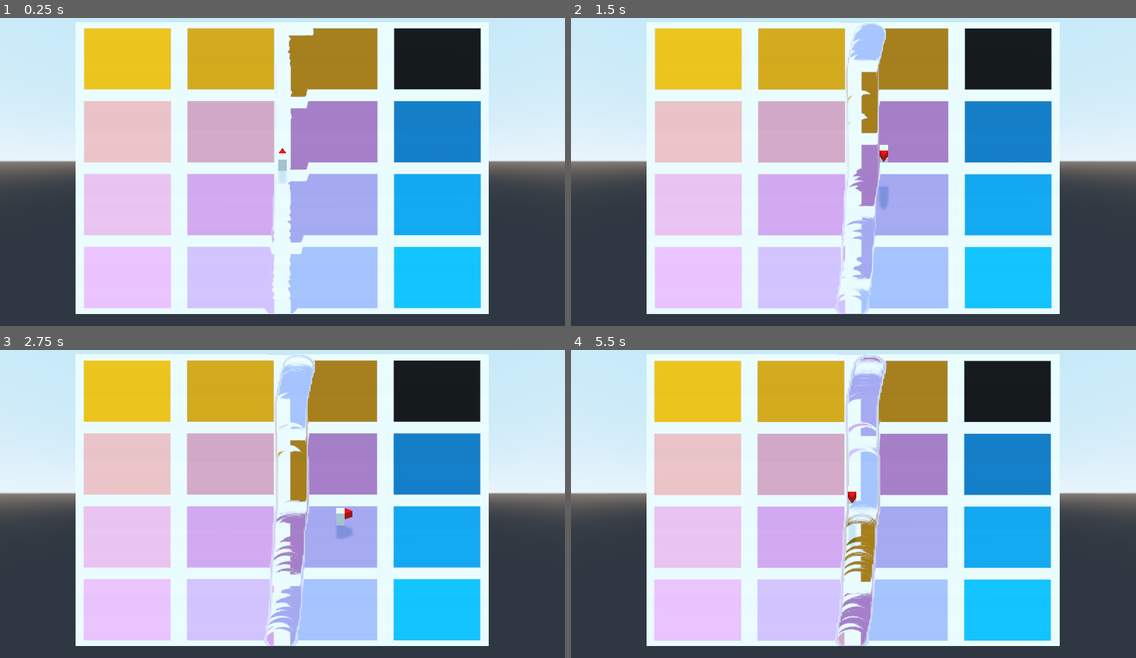
Above: before the commit, frames 1-4 (two rows, left to right).
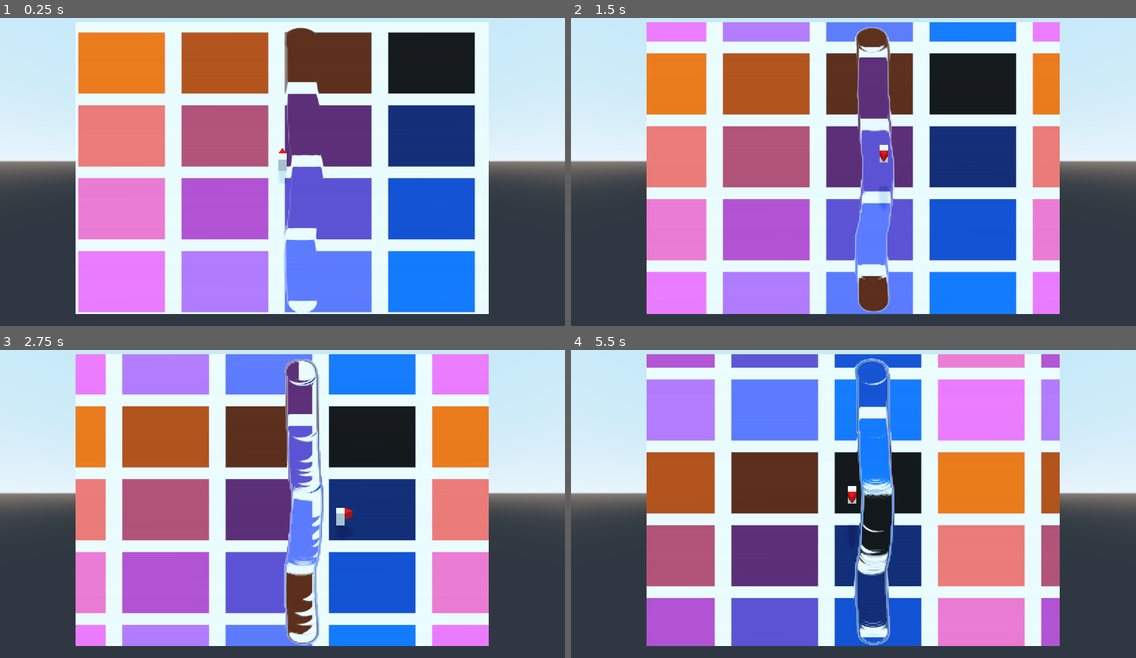
Above: after the commit, the same moments.

Repository: awkwardpolygons/cartographer
Game: Godot game, scene res://test.tscn
The game is run twice, just before and just after one commit, with the same random seed, the same clock (stepped at 60 frames per second) and the same inputs.
Inputs:
- Up to frame 1 (0.25 s): no input
- Up to frame 2 (1.5 s): hold D (move_right) 0.53-1.28 s; tap Space (move_jump) at 0.77 s; hold S (move_backward) from 1.28 s (still down)
- Up to frame 3 (2.75 s): tap Space (move_jump) at 1.52 s; release S (move_backward) at 2.03 s; hold D (move_right) from 2.03 s (still down)
- Up to frame 4 (5.5 s): release D (move_right) at 2.78 s; hold W (move_forward) 2.78-3.53 s; tap Space (move_jump) at 3.02, 3.77, 4.52 s; hold A (move_left) 3.53-5.03 s; hold S (move_backward) from 5.03 s (still down)

The runs differ from the first frame. In frame 1, 53% of the frame differs, in the area x 13-86%, y 3-96%; in frame 2, 65%; in frame 3, 66%; in frame 4, 66%, in the area x 13-87%, y 1-97%.

Commit message:
Update flowmap shader

Diff:
--- a/flowmap_shader.tres
+++ b/flowmap_shader.tres
@@ -1,14 +1,7 @@
-[gd_resource type="VisualShader" load_steps=14 format=2]
-
-[ext_resource path="res://uv.png" type="Texture" id=1]
-[ext_resource path="res://flowmap_up.png" type="Texture" id=2]
+[gd_resource type="VisualShader" load_steps=12 format=2]
 
 [sub_resource type="VisualShaderNodeInput" id=5]
 input_name = "uv"
-
-[sub_resource type="VisualShaderNodeTexture" id=6]
-output_port_for_preview = 0
-texture = ExtResource( 1 )
 
 [sub_resource type="VisualShaderNodeVectorOp" id=7]
 output_port_for_preview = 0
@@ -17,9 +10,6 @@
 
 [sub_resource type="VisualShaderNodeInput" id=8]
 input_name = "time"
-
-[sub_resource type="VisualShaderNodeTexture" id=9]
-texture = ExtResource( 2 )
 
 [sub_resource type="VisualShaderNodeScalarFunc" id=10]
 function = 17
@@ -39,17 +29,27 @@
 
 [sub_resource type="VisualShaderNodeVectorOp" id=14]
 output_port_for_preview = 0
-default_input_values = [ 0, Vector3( 2, -2, 0 ), 1, Vector3( 2, 2, 0 ) ]
+default_input_values = [ 0, Vector3( 2, -2, 0 ), 1, Vector3( 2, -2, 0 ) ]
 operator = 2
 
 [sub_resource type="VisualShaderNodeScalarOp" id=15]
 default_input_values = [ 0, 0.0, 1, 1.0 ]
 operator = 2
 
+[sub_resource type="VisualShaderNodeTextureUniform" id=16]
+output_port_for_preview = 0
+uniform_name = "flowmap"
+texture_type = 1
+
+[sub_resource type="VisualShaderNodeTextureUniform" id=17]
+output_port_for_preview = 0
+uniform_name = "texture"
+texture_type = 1
+
 [resource]
 code = "shader_type spatial;
-uniform sampler2D tex_frg_2;
-uniform sampler2D tex_frg_12;
+uniform sampler2D flowmap : hint_albedo;
+uniform sampler2D texture : hint_albedo;
 
 
 
@@ -76,18 +76,22 @@
 	float n_in26p1 = 1.00000;
 	float n_out26p0 = n_out20p0 * n_in26p1;
 
-// Texture:2
-	vec4 tex_frg_2_read = texture(tex_frg_2, UV.xy);
-	vec3 n_out2p0 = tex_frg_2_read.rgb;
-	float n_out2p1 = tex_frg_2_read.a;
+// TextureUniform:27
+	vec3 n_out27p0;
+	float n_out27p1;
+	{
+		vec4 n_tex_read = texture(flowmap, UV.xy);
+		n_out27p0 = n_tex_read.rgb;
+		n_out27p1 = n_tex_read.a;
+	}
 
 // VectorOp:15
 	vec3 n_in15p1 = vec3(0.50000, 0.50000, 0.00000);
-	vec3 n_out15p0 = n_out2p0 - n_in15p1;
+	vec3 n_out15p0 = n_out27p0 - n_in15p1;
 
 // VectorOp:25
-	vec3 n_in25p0 = vec3(2.00000, -2.00000, 0.00000);
-	vec3 n_out25p0 = n_in25p0 * n_out15p0;
+	vec3 n_in25p1 = vec3(2.00000, -2.00000, 0.00000);
+	vec3 n_out25p0 = n_out15p0 * n_in25p1;
 
 // VectorOp:23
 	vec3 n_out23p0 = vec3(n_out26p0) * n_out25p0;
@@ -95,13 +99,17 @@
 // VectorOp:24
 	vec3 n_out24p0 = n_out10p0 + n_out23p0;
 
-// Texture:12
-	vec4 tex_frg_12_read = texture(tex_frg_12, n_out24p0.xy);
-	vec3 n_out12p0 = tex_frg_12_read.rgb;
-	float n_out12p1 = tex_frg_12_read.a;
+// TextureUniform:28
+	vec3 n_out28p0;
+	float n_out28p1;
+	{
+		vec4 n_tex_read = texture(texture, n_out24p0.xy);
+		n_out28p0 = n_tex_read.rgb;
+		n_out28p1 = n_tex_read.a;
+	}
 
 // Output:0
-	ALBEDO = n_out12p0;
+	ALBEDO = n_out28p0;
 
 }
 
@@ -110,28 +118,28 @@
 
 }
 "
-graph_offset = Vector2( -1036.5, -150 )
+graph_offset = Vector2( -1036.5, -203 )
 nodes/fragment/0/position = Vector2( 300, 0 )
-nodes/fragment/2/node = SubResource( 9 )
-nodes/fragment/2/position = Vector2( -1000, 340 )
 nodes/fragment/10/node = SubResource( 5 )
 nodes/fragment/10/position = Vector2( -360, 0 )
-nodes/fragment/12/node = SubResource( 6 )
-nodes/fragment/12/position = Vector2( 60, 220 )
 nodes/fragment/15/node = SubResource( 7 )
 nodes/fragment/15/position = Vector2( -760, 340 )
 nodes/fragment/19/node = SubResource( 8 )
-nodes/fragment/19/position = Vector2( -1000, 0 )
+nodes/fragment/19/position = Vector2( -1200, -200 )
 nodes/fragment/20/node = SubResource( 10 )
-nodes/fragment/20/position = Vector2( -600, 0 )
+nodes/fragment/20/position = Vector2( -800, -200 )
 nodes/fragment/22/node = SubResource( 11 )
-nodes/fragment/22/position = Vector2( -800, 0 )
+nodes/fragment/22/position = Vector2( -1000, -200 )
 nodes/fragment/23/node = SubResource( 12 )
-nodes/fragment/23/position = Vector2( -340, 340 )
+nodes/fragment/23/position = Vector2( -360, 340 )
 nodes/fragment/24/node = SubResource( 13 )
-nodes/fragment/24/position = Vector2( -140, 340 )
+nodes/fragment/24/position = Vector2( -160, 340 )
 nodes/fragment/25/node = SubResource( 14 )
 nodes/fragment/25/position = Vector2( -560, 340 )
 nodes/fragment/26/node = SubResource( 15 )
-nodes/fragment/26/position = Vector2( -800, 120 )
-nodes/fragment/connections = PoolIntArray( 12, 0, 0, 0, 19, 0, 22, 0, 22, 0, 20, 0, 10, 0, 24, 0, 23, 0, 24, 1, 24, 0, 12, 0, 15, 0, 25, 1, 25, 0, 23, 1, 2, 0, 15, 0, 20, 0, 26, 0, 26, 0, 23, 0 )
+nodes/fragment/26/position = Vector2( -1000, -80 )
+nodes/fragment/27/node = SubResource( 16 )
+nodes/fragment/27/position = Vector2( -1000, 340 )
+nodes/fragment/28/node = SubResource( 17 )
+nodes/fragment/28/position = Vector2( 40, 260 )
+nodes/fragment/connections = PoolIntArray( 19, 0, 22, 0, 22, 0, 20, 0, 10, 0, 24, 0, 23, 0, 24, 1, 20, 0, 26, 0, 26, 0, 23, 0, 27, 0, 15, 0, 24, 0, 28, 0, 28, 0, 0, 0, 15, 0, 25, 0, 25, 0, 23, 1 )
--- a/test.tscn
+++ b/test.tscn
@@ -6,8 +6,9 @@
 [ext_resource path="res://trees/BirchTree_1.fbx" type="PackedScene" id=4]
 [ext_resource path="res://trees/BirchTree_1.obj" type="ArrayMesh" id=5]
 [ext_resource path="res://particle_leaves.gd" type="Script" id=6]
-[ext_resource path="res://flowmap_up.png" type="Texture" id=7]
+[ext_resource path="res://flowmap_shader.tres" type="Shader" id=7]
 [ext_resource path="res://uv.png" type="Texture" id=8]
+[ext_resource path="res://flowmap_down.png" type="Texture" id=9]
 
 [sub_resource type="CubeMesh" id=1]
 size = Vector3( 2, 4, 2 )
@@ -20,141 +21,10 @@
 [sub_resource type="CapsuleShape" id=4]
 height = 2.0
 
-[sub_resource type="VisualShaderNodeInput" id=5]
-input_name = "uv"
-
-[sub_resource type="VisualShaderNodeTexture" id=6]
-output_port_for_preview = 0
-texture = ExtResource( 8 )
-
-[sub_resource type="VisualShaderNodeVectorOp" id=7]
-output_port_for_preview = 0
-default_input_values = [ 0, Vector3( 0, 0, 0 ), 1, Vector3( 0.5, 0.5, 0 ) ]
-operator = 1
-
-[sub_resource type="VisualShaderNodeInput" id=8]
-input_name = "time"
-
-[sub_resource type="VisualShaderNodeTexture" id=9]
-texture = ExtResource( 7 )
-
-[sub_resource type="VisualShaderNodeScalarFunc" id=10]
-function = 17
-
-[sub_resource type="VisualShaderNodeScalarOp" id=11]
-default_input_values = [ 0, 0.0, 1, 0.1 ]
-operator = 2
-
-[sub_resource type="VisualShaderNodeVectorOp" id=12]
-output_port_for_preview = 0
-default_input_values = [ 0, Vector3( 0, 0, 0 ), 1, Vector3( 1, 0, 0 ) ]
-operator = 2
-
-[sub_resource type="VisualShaderNodeVectorOp" id=13]
-output_port_for_preview = 0
-default_input_values = [ 0, Vector3( 0, 0, 0 ), 1, Vector3( 0.5, 0.5, 0 ) ]
-
-[sub_resource type="VisualShaderNodeVectorOp" id=14]
-output_port_for_preview = 0
-default_input_values = [ 0, Vector3( 2, -2, 0 ), 1, Vector3( 2, 2, 0 ) ]
-operator = 2
-
-[sub_resource type="VisualShaderNodeScalarOp" id=15]
-default_input_values = [ 0, 0.0, 1, 1.0 ]
-operator = 2
-
-[sub_resource type="VisualShader" id=20]
-code = "shader_type spatial;
-uniform sampler2D tex_frg_2;
-uniform sampler2D tex_frg_12;
-
-
-
-void vertex() {
-// Output:0
-
-}
-
-void fragment() {
-// Input:10
-	vec3 n_out10p0 = vec3(UV, 0.0);
-
-// Input:19
-	float n_out19p0 = TIME;
-
-// ScalarOp:22
-	float n_in22p1 = 0.10000;
-	float n_out22p0 = n_out19p0 * n_in22p1;
-
-// ScalarFunc:20
-	float n_out20p0 = fract(n_out22p0);
-
-// ScalarOp:26
-	float n_in26p1 = 1.00000;
-	float n_out26p0 = n_out20p0 * n_in26p1;
-
-// Texture:2
-	vec4 tex_frg_2_read = texture(tex_frg_2, UV.xy);
-	vec3 n_out2p0 = tex_frg_2_read.rgb;
-	float n_out2p1 = tex_frg_2_read.a;
-
-// VectorOp:15
-	vec3 n_in15p1 = vec3(0.50000, 0.50000, 0.00000);
-	vec3 n_out15p0 = n_out2p0 - n_in15p1;
-
-// VectorOp:25
-	vec3 n_in25p0 = vec3(2.00000, -2.00000, 0.00000);
-	vec3 n_out25p0 = n_in25p0 * n_out15p0;
-
-// VectorOp:23
-	vec3 n_out23p0 = vec3(n_out26p0) * n_out25p0;
-
-// VectorOp:24
-	vec3 n_out24p0 = n_out10p0 + n_out23p0;
-
-// Texture:12
-	vec4 tex_frg_12_read = texture(tex_frg_12, n_out24p0.xy);
-	vec3 n_out12p0 = tex_frg_12_read.rgb;
-	float n_out12p1 = tex_frg_12_read.a;
-
-// Output:0
-	ALBEDO = n_out12p0;
-
-}
-
-void light() {
-// Output:0
-
-}
-"
-graph_offset = Vector2( -1036.5, -150 )
-nodes/fragment/0/position = Vector2( 300, 0 )
-nodes/fragment/2/node = SubResource( 9 )
-nodes/fragment/2/position = Vector2( -1000, 340 )
-nodes/fragment/10/node = SubResource( 5 )
-nodes/fragment/10/position = Vector2( -360, 0 )
-nodes/fragment/12/node = SubResource( 6 )
-nodes/fragment/12/position = Vector2( 60, 220 )
-nodes/fragment/15/node = SubResource( 7 )
-nodes/fragment/15/position = Vector2( -760, 340 )
-nodes/fragment/19/node = SubResource( 8 )
-nodes/fragment/19/position = Vector2( -1000, 0 )
-nodes/fragment/20/node = SubResource( 10 )
-nodes/fragment/20/position = Vector2( -600, 0 )
-nodes/fragment/22/node = SubResource( 11 )
-nodes/fragment/22/position = Vector2( -800, 0 )
-nodes/fragment/23/node = SubResource( 12 )
-nodes/fragment/23/position = Vector2( -340, 340 )
-nodes/fragment/24/node = SubResource( 13 )
-nodes/fragment/24/position = Vector2( -140, 340 )
-nodes/fragment/25/node = SubResource( 14 )
-nodes/fragment/25/position = Vector2( -560, 340 )
-nodes/fragment/26/node = SubResource( 15 )
-nodes/fragment/26/position = Vector2( -800, 120 )
-nodes/fragment/connections = PoolIntArray( 12, 0, 0, 0, 19, 0, 22, 0, 22, 0, 20, 0, 10, 0, 24, 0, 23, 0, 24, 1, 24, 0, 12, 0, 15, 0, 25, 1, 25, 0, 23, 1, 2, 0, 15, 0, 20, 0, 26, 0, 26, 0, 23, 0 )
-
 [sub_resource type="ShaderMaterial" id=21]
-shader = SubResource( 20 )
+shader = ExtResource( 7 )
+shader_param/flowmap = ExtResource( 9 )
+shader_param/texture = ExtResource( 8 )
 
 [sub_resource type="PlaneMesh" id=22]
 material = SubResource( 21 )
Not shown: 1 places in test.tscn that only renumber resources
Not shown, changed: uv.png.import
